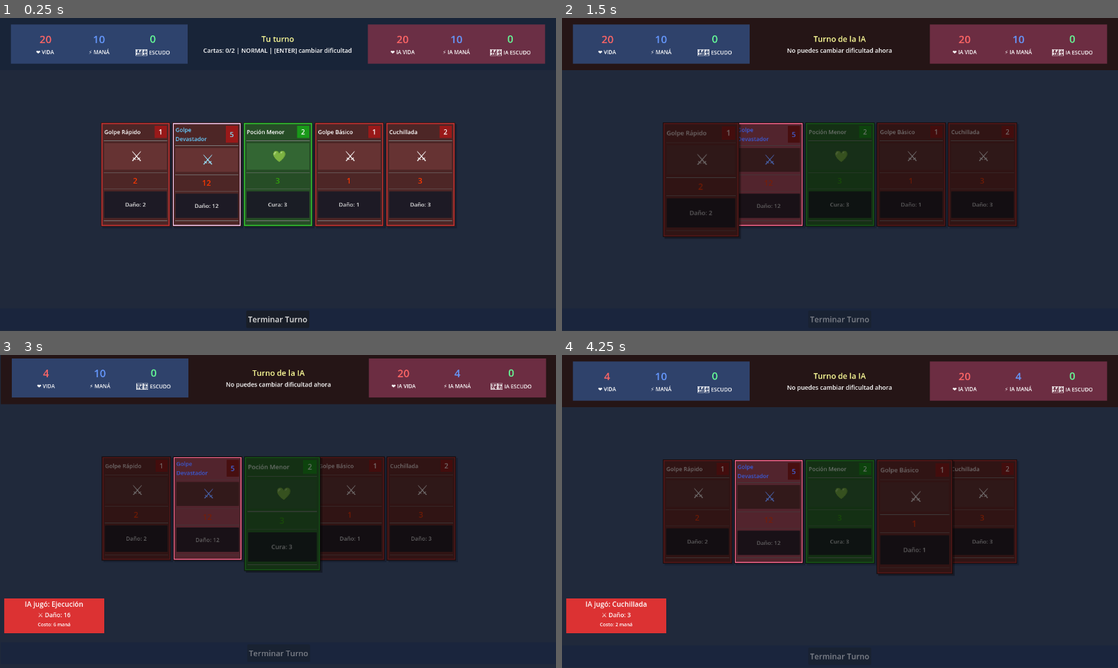
Above: before the commit, frames 1-4 (two rows, left to right).
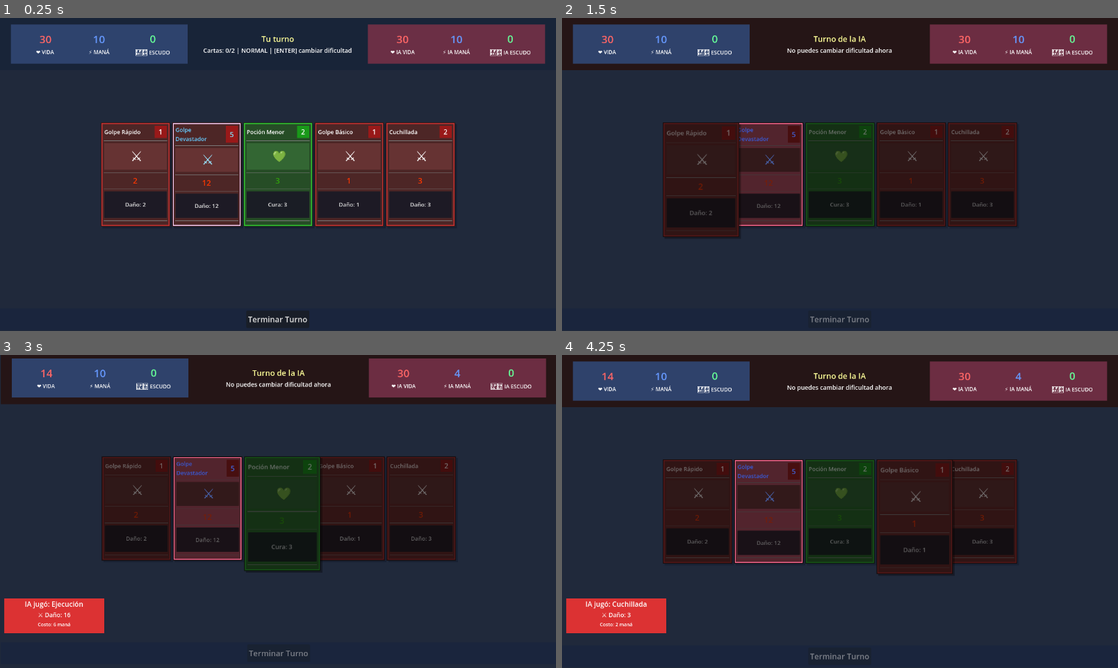
Above: after the commit, the same moments.

Repository: lextrack/Cards
Game: Godot game, scene res://scenes/Main.tscn
The game is run twice, just before and just after one commit, with the same random seed, the same clock (stepped at 60 frames per second) and the same inputs.
Inputs (mouse positions are in pixels of both pictures, inside the frame that each line leads up to):
- Up to frame 1 (0.25 s): no input
- Up to frame 2 (1.5 s): click "Terminar Turno" at 0.5 s; tap Enter (ui_accept) at 1.25 s; move the mouse to (695, 174) at 1.27 s; click (695, 174) at 1.42 s
- Up to frame 3 (3 s): tap Enter (ui_accept) at 1.52, 2.27, 2.75 s; move the mouse to (205, 511) at 2.02 s; click (205, 511) at 2.17 s; move the mouse to (278, 511) at 2.77 s; click (278, 511) at 2.92 s
- Up to frame 4 (4.25 s): move the mouse to (912, 511) at 3.52 s; click (912, 511) at 3.67 s; tap Enter (ui_accept) at 3.77 s

The runs differ from the first frame. In frame 1, less than 0.1% of the frame differs, in the area x 7-73%, y 5-8%; in frame 2, less than 0.1%; in frame 3, less than 0.1%; in frame 4, less than 0.1%.

Commit message:
Balances changes

Diff:
--- a/scenes/Main.tscn
+++ b/scenes/Main.tscn
@@ -161,6 +161,14 @@
 layout_mode = 2
 theme_override_font_sizes/font_size = 14
 text = "Puedes jugar 2 cartas"
+horizontal_alignment = 1
+
+[node name="DamageBonusLabel" type="Label" parent="UILayer/TopPanel/StatsContainer/CenterInfo"]
+visible = false
+layout_mode = 2
+theme_override_colors/font_color = Color(1, 0.8, 0.2, 1)
+theme_override_font_sizes/font_size = 16
+text = "⚔️ +1 DMG"
 horizontal_alignment = 1
 
 [node name="AIStatsPanel" type="Panel" parent="UILayer/TopPanel/StatsContainer"]
--- a/scripts/GameBalance.gd
+++ b/scripts/GameBalance.gd
@@ -5,10 +5,14 @@
 const DEFAULT_HAND_SIZE: int = 5
 const DEFAULT_DECK_SIZE: int = 30
 
-const DAMAGE_BONUS_TURN_1: int = 6
-const DAMAGE_BONUS_TURN_2: int = 12
+const DAMAGE_BONUS_TURN_1: int = 3
+const DAMAGE_BONUS_TURN_2: int = 6
+const DAMAGE_BONUS_TURN_3: int = 9
+const DAMAGE_BONUS_TURN_4: int = 15
 const DAMAGE_BONUS_1: int = 1
 const DAMAGE_BONUS_2: int = 2
+const DAMAGE_BONUS_3: int = 3
+const DAMAGE_BONUS_4: int = 4
 
 const TURN_END_DELAY: float = 0.5
 const GAME_RESTART_DELAY: float = 0.8
@@ -36,7 +40,7 @@
 	match difficulty:
 		"normal":
 			return {
-				"hp": 20,
+				"hp": 30,
 				"mana": DEFAULT_MANA,
 				"cards_per_turn": 2,
 				"hand_size": DEFAULT_HAND_SIZE,
@@ -44,7 +48,7 @@
 			}
 		"hard":
 			return {
-				"hp": 20,
+				"hp": 28,
 				"mana": DEFAULT_MANA,
 				"cards_per_turn": 1,
 				"hand_size": DEFAULT_HAND_SIZE,
@@ -52,7 +56,7 @@
 			}
 		"expert":
 			return {
-				"hp": 15,
+				"hp": 25,
 				"mana": 8,
 				"cards_per_turn": 1,
 				"hand_size": 4,
@@ -65,7 +69,7 @@
 	match difficulty:
 		"normal":
 			return {
-				"hp": 20,
+				"hp": 30,
 				"mana": DEFAULT_MANA,
 				"cards_per_turn": 2,
 				"hand_size": DEFAULT_HAND_SIZE,
@@ -75,7 +79,7 @@
 			}
 		"hard":
 			return {
-				"hp": 25,
+				"hp": 35,
 				"mana": DEFAULT_MANA,
 				"cards_per_turn": 2,
 				"hand_size": DEFAULT_HAND_SIZE,
@@ -85,7 +89,7 @@
 			}
 		"expert":
 			return {
-				"hp": 30,
+				"hp": 38,
 				"mana": 12,
 				"cards_per_turn": 3,
 				"hand_size": 6,
@@ -97,6 +101,7 @@
 			return get_ai_config("normal")
 
 static func get_card_distribution(difficulty: String) -> Dictionary:
+	# Player use this
 	match difficulty:
 		"normal":
 			return {
@@ -114,13 +119,17 @@
 			return {
 				"attack_ratio": 0.78,
 				"heal_ratio": 0.07,
-				"shield_ratio": 0.20
+				"shield_ratio": 0.25
 			}
 		_:
 			return get_card_distribution("normal")
 
 static func get_damage_bonus(turn_number: int) -> int:
-	if turn_number >= DAMAGE_BONUS_TURN_2:
+	if turn_number >= DAMAGE_BONUS_TURN_4:
+		return DAMAGE_BONUS_4
+	elif turn_number >= DAMAGE_BONUS_TURN_3:
+		return DAMAGE_BONUS_3
+	elif turn_number >= DAMAGE_BONUS_TURN_2:
 		return DAMAGE_BONUS_2
 	elif turn_number >= DAMAGE_BONUS_TURN_1:
 		return DAMAGE_BONUS_1
@@ -128,7 +137,23 @@
 		return 0
 
 static func is_damage_bonus_turn(turn_number: int) -> bool:
-	return turn_number == DAMAGE_BONUS_TURN_1 or turn_number == DAMAGE_BONUS_TURN_2
+	return turn_number == DAMAGE_BONUS_TURN_1 or turn_number == DAMAGE_BONUS_TURN_2 or turn_number == DAMAGE_BONUS_TURN_3 or turn_number == DAMAGE_BONUS_TURN_4
+
+static func get_damage_bonus_description(turn_number: int) -> String:
+	var bonus = get_damage_bonus(turn_number)
+	match bonus:
+		0:
+			return "Sin bonus"
+		1:
+			return "Daño aumento en +1"
+		2:
+			return "Daño aumento en +2"
+		3:
+			return "Daño aumento en +3"
+		4:
+			return "Daño aumento en +4"
+		_:
+			return "Bonus: +" + str(bonus) + " daño"
 
 static func get_available_difficulties() -> Array:
 	return ["normal", "hard", "expert"]
--- a/scripts/Main.gd
+++ b/scripts/Main.gd
@@ -15,6 +15,7 @@
 @onready var game_over_label = $UILayer/GameOverLabel
 @onready var ui_layer = $UILayer
 @onready var top_panel_bg = $UILayer/TopPanel/TopPanelBG
+@onready var damage_bonus_label = $UILayer/TopPanel/StatsContainer/CenterInfo/DamageBonusLabel
 
 var player: Player
 var ai: Player
@@ -118,9 +119,6 @@
 
 func update_all_labels():
 	var damage_bonus = player.get_damage_bonus()
-	var bonus_text = ""
-	if damage_bonus > 0:
-		bonus_text = " (+{0} dmg)".format([damage_bonus])
 
 	player_hp_label.text = str(player.current_hp)
 	player_mana_label.text = str(player.current_mana)
@@ -129,6 +127,53 @@
 	ai_hp_label.text = str(ai.current_hp)
 	ai_mana_label.text = str(ai.current_mana)
 	ai_shield_label.text = str(ai.current_shield)
+
+func update_damage_bonus_indicator():
+	var damage_bonus = player.get_damage_bonus()
+
+	if damage_bonus > 0:
+		var bonus_text = ""
+		var bonus_color = Color.WHITE
+
+		match damage_bonus:
+			1:
+				bonus_text = "⚔️ +1 DMG"
+				bonus_color = Color(1.0, 0.8, 0.2, 1.0)  # Dorado
+			2:
+				bonus_text = "⚔️ +2 DMG"
+				bonus_color = Color(1.0, 0.4, 0.2, 1.0)  # Naranja-rojo
+			3:
+				bonus_text = "💀 +3 DMG"
+				bonus_color = Color(1.0, 0.2, 0.2, 1.0)  # Rojo
+			4:
+				bonus_text = "🔥 +4 DMG"
+				bonus_color = Color(0.8, 0.2, 0.8, 1.0)  # Púrpura
+			_:
+				bonus_text = "⚔️ +" + str(damage_bonus) + " DMG"
+				bonus_color = Color(0.6, 0.2, 0.6, 1.0)  # Púrpura oscuro
+
+		# Actualizar el texto y color del indicador
+		if damage_bonus_label:
+			damage_bonus_label.text = bonus_text
+			damage_bonus_label.modulate = bonus_color
+			damage_bonus_label.visible = true
+
+			# Efecto de pulso para llamar la atención
+			if damage_bonus >= 3:
+				animate_damage_bonus_pulse()
+	else:
+		# Ocultar el indicador si no hay bonus
+		if damage_bonus_label:
+			damage_bonus_label.visible = false
+
+func animate_damage_bonus_pulse():
+	if not damage_bonus_label or not damage_bonus_label.visible:
+		return
+
+	var tween = create_tween()
+	tween.set_loops()
+	tween.tween_property(damage_bonus_label, "scale", Vector2(1.2, 1.2), 0.5)
+	tween.tween_property(damage_bonus_label, "scale", Vector2(1.0, 1.0), 0.5)
 
 func update_hand_display():
 	for child in hand_container.get_children():
@@ -168,6 +213,7 @@
 	game_info_label.text = "Cartas: " + str(cards_played) + "/" + str(max_cards) + " | " + difficulty.to_upper() + " | [ENTER] cambiar dificultad"
 
 	update_turn_button_text()
+	update_damage_bonus_indicator()
 
 	if end_turn_button:
 		end_turn_button.disabled = false
@@ -181,6 +227,8 @@
 	ai.start_turn()
 	turn_label.text = "Turno de la IA"
 	game_info_label.text = "La IA está pensando..."
+
+	update_damage_bonus_indicator()
 
 	if end_turn_button:
 		end_turn_button.disabled = true
@@ -273,10 +321,13 @@
 	elif damage_bonus > 0:
 		turn_label.text = "Turno " + str(turn_num)
 		game_info_label.text = "¡Bonus de daño: +" + str(damage_bonus) + "!"
-	update_all_labels()
+
+	update_all_labels()
+	update_damage_bonus_indicator()
 
 func _on_ai_turn_changed(turn_num: int, damage_bonus: int):
 	update_all_labels()
+	update_damage_bonus_indicator()
 
 func _on_ai_card_played(card: CardData):
 	if ai_notification:
--- a/scripts/Player.gd
+++ b/scripts/Player.gd
@@ -80,11 +80,8 @@
 	return false
 
 func take_damage(damage: int):
-	var bonus_damage = get_damage_bonus()
-	var total_damage = damage + bonus_damage
-
-	var actual_damage = max(0, total_damage - current_shield)
-	current_shield = max(0, current_shield - total_damage)
+	var actual_damage = max(0, damage - current_shield)
+	current_shield = max(0, current_shield - damage)
 	current_hp -= actual_damage
 
 	if actual_damage > 0:
@@ -141,7 +138,9 @@
 	match card.card_type:
 		"attack":
 			if target:
-				target.take_damage(card.damage)
+				var bonus_damage = get_damage_bonus()
+				var total_damage = card.damage + bonus_damage
+				target.take_damage(total_damage)
 		"heal":
 			heal(card.heal)
 		"shield":
